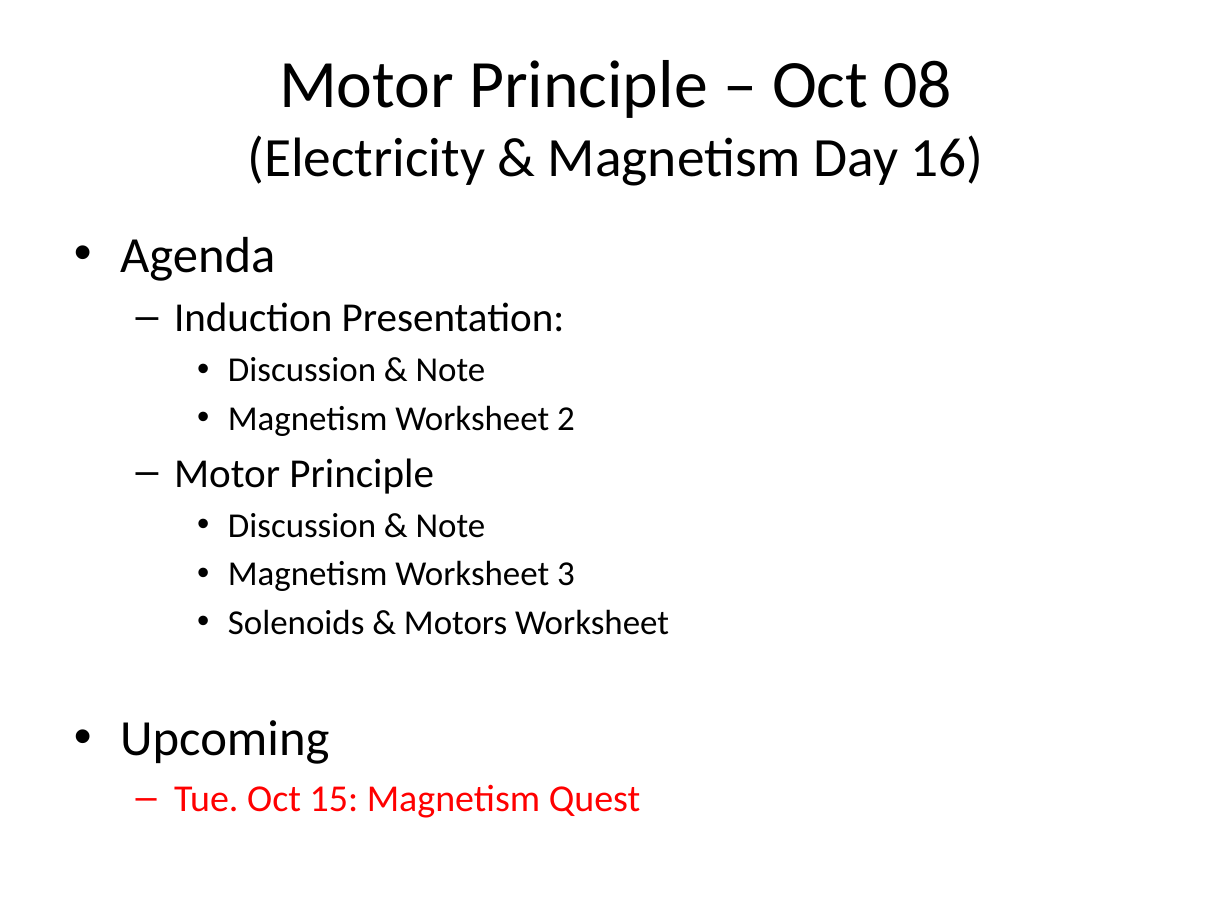
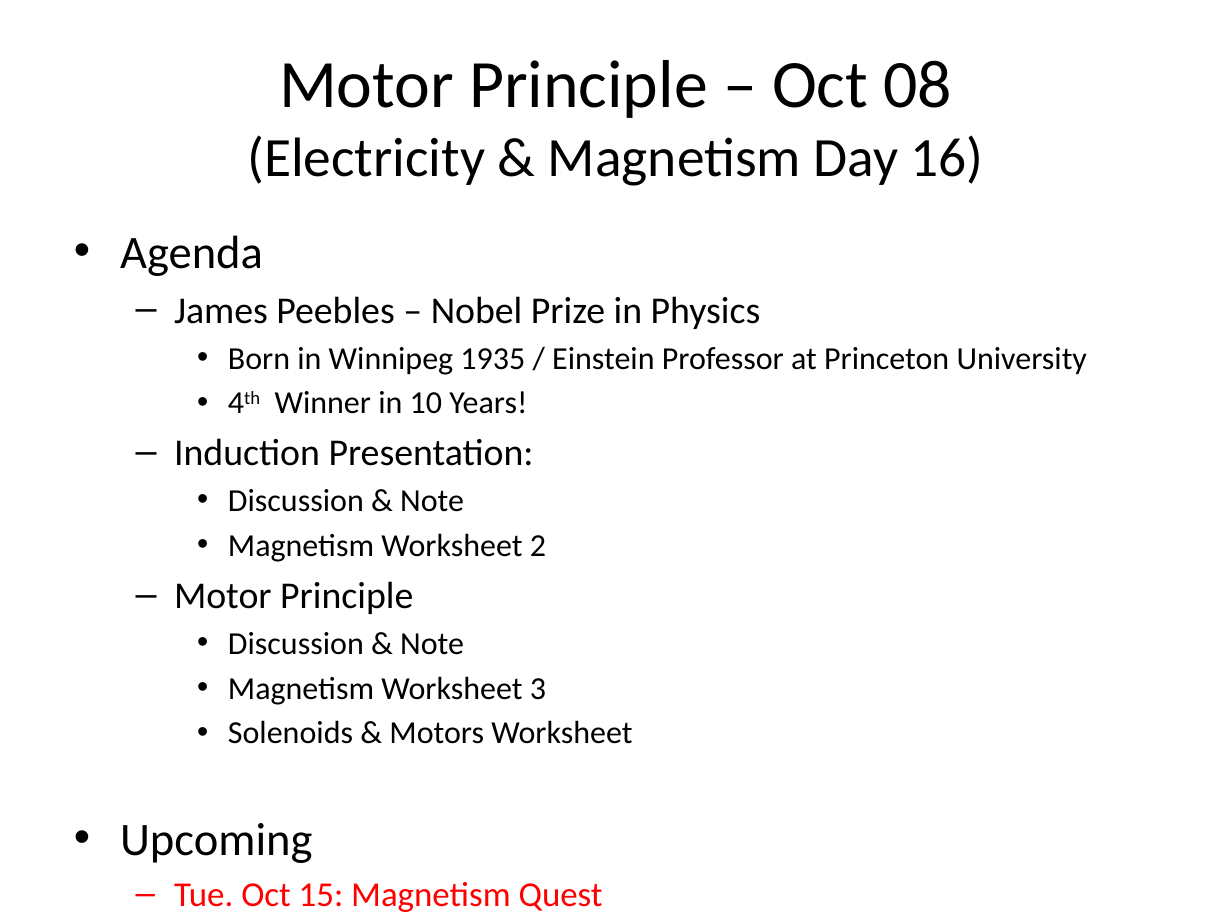
Before and after one commit to Greg5519/SPH3U0, a slide deck: slide 1 of Daily Agendas/Day6.2_MagnetismMotorPrinciple.pptx. Drawn at 1232x924 pixels with LibreOffice and Linux fonts; fonts in the diff are those of the drawing. Boxes give left, top, right and bottom in pixels: in the first picture for what was removed or moved away, otherwise in the second. Text is boxed around its words. In the diff, an @@ line names an element or a change of style, - is before the commit and + after.

```diff
--- a/Daily Agendas/Day6.2_MagnetismMotorPrinciple.pptx
+++ b/Daily Agendas/Day6.2_MagnetismMotorPrinciple.pptx
@@ text at <box>120,235,632,912</box>: size 29.6 to 27.2 pt in "Agenda", "Upcoming"; size 24.1 to 22.1 pt in "Induction Presentation:", "Motor Principle"; size 20.4 to 18.7 pt in "Discussion & Note", "Magnetism Worksheet 2", "Discussion & Note", "Magnetism Worksheet 3" and 1 more places; size 22.2 to 20.4 pt in "Tue. Oct 15: Magnetism Quest" @@
@@ text at <box>174,296,1087,414</box>: paragraphs added @@
+  – James Peebles – Nobel Prize in Physics
+    • Born in Winnipeg 1935 / Einstein Professor at Princeton University
+    • 4th Winner in 10 Years!
```
Also in this commit, not shown: 1 slide added, 1 other file.
